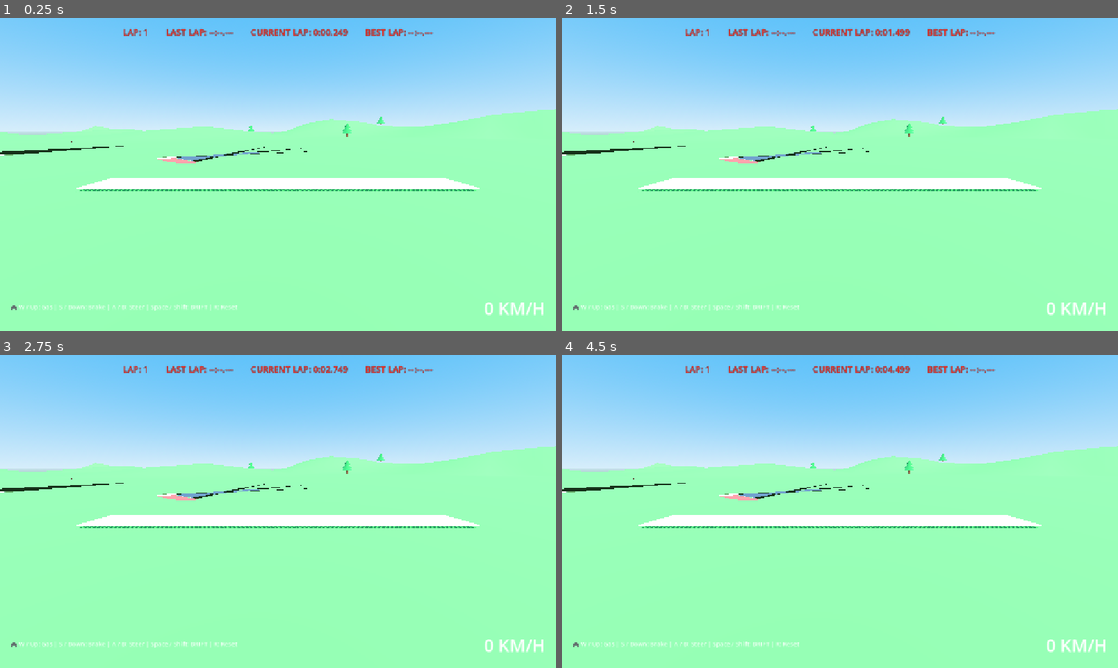
Above: before the commit, frames 1-4 (two rows, left to right).
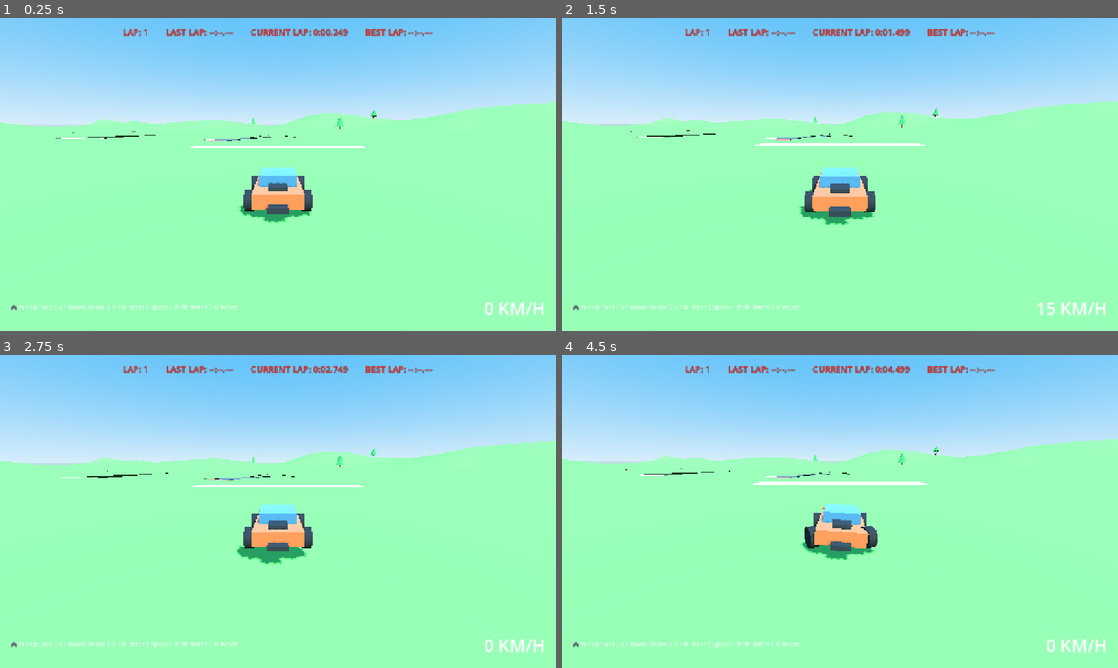
Above: after the commit, the same moments.

Repository: jazeebo123-star/racing-game
Game: Godot game, scene res://scenes/main.tscn
The game is run twice, just before and just after one commit, with the same random seed, the same clock (stepped at 60 frames per second) and the same inputs.
Inputs:
- Up to frame 1 (0.25 s): no input
- Up to frame 2 (1.5 s): hold D 0.53-1.28 s; hold R 0.53-1.28 s; tap Space at 0.77 s; hold S from 1.28 s (still down); tap Shift at 1.35 s
- Up to frame 3 (2.75 s): tap Space at 1.52 s; release S at 2.03 s; hold D from 2.03 s (still down); hold R from 2.03 s (still down)
- Up to frame 4 (4.5 s): release D at 2.78 s; release R at 2.78 s; hold W 2.78-3.53 s; tap Shift at 2.85, 4.35 s; tap Space at 3.02, 3.77 s; hold R 3.53-4.28 s; hold A from 3.53 s (still down)

The runs differ from the first frame. In frame 1, 7.4% of the frame differs, in the area x 0-100%, y 26-66%; in frame 2, 8.0%, in the area x 0-100%, y 26-96%; in frame 3, 7.1%; in frame 4, 7.7%.

Commit message:
Update README with game features, controls and mechanics

Diff:
--- a/scenes/car.tscn
+++ b/scenes/car.tscn
@@ -26,7 +26,7 @@
 [sub_resource type="StandardMaterial3D" id="Mat_Taillight"]
 albedo_color = Color(0.9, 0.1, 0.1, 1)
 emission_enabled = true
-emission = Color(0.9, 0.1, 0.1)
+emission = Color(0.9, 0.1, 0.1, 1)
 emission_energy_multiplier = 1.5
 
 [sub_resource type="StandardMaterial3D" id="Mat_Plate"]
Not shown, changed: README.md
